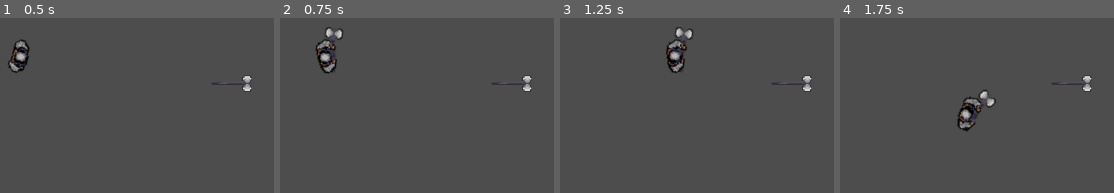
Above: before the commit, frames 1-4 (left to right).
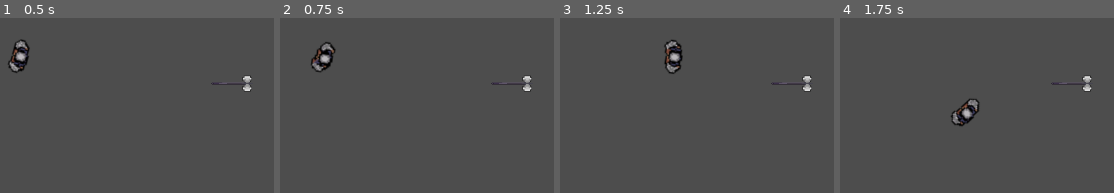
Above: after the commit, the same moments.

Repository: GuilhermeVale1/camelot
Game: Godot game, scene res://main.tscn
Two runs of this game, one before a commit and one after it. Both use one fixed random seed, a clock stepped at 60 frames per second and the inputs below.
Inputs (mouse positions are in pixels of both pictures, inside the frame that each line leads up to):
- Up to frame 1 (0.5 s): no input
- Up to frame 2 (0.75 s): tap Enter at 0.5 s; move the mouse to (outside the picture) at 0.52 s; hold D (direita) from 0.53 s (still down); tap E (pegarArma) at 0.6 s
- Up to frame 3 (1.25 s): keep holding D (direita)
- Up to frame 4 (1.75 s): move the mouse to (1009, 166) at 1.27 s; release D (direita) at 1.28 s; hold S (baixo) from 1.28 s (still down); tap E (pegarArma) at 1.35 s

Frame 1 is identical in both runs. In frame 2, 1.3% of the frame differs, in the area x 11-23%, y 5-32%; in frame 3, 1.2%; in frame 4, 1.3%.

Commit message:
mecanica de coletar arma feita

Diff:
--- a/Documents/camelot/game_mananger.gd
+++ b/Documents/camelot/game_mananger.gd
@@ -1,10 +1,26 @@
 extends Node2D
-signal coletarMach  # Sinal para coletar o machado
-
+ # Sinal para coletar o machado
+signal coletarArma  # Sinal para coletar o machado
+signal areaArma
 # Called when the node enters the scene tree for the first time.
+var shapeWeapon : bool = false
 func _ready():
 	pass
 
+
+
 func collectWeapon():
-	emit_signal("coletarMach")  # Emite o sinal para notificar o player
-	queue_free()  # Remove o machado da cena
+	if(shapeWeapon == true):
+		emit_signal("coletarArma")
+		return true
+	else:
+		return false
+
+
+
+func areaMachado():
+
+	shapeWeapon = true
+
+func foraMachado():
+	shapeWeapon = false
--- a/Documents/camelot/machado.gd
+++ b/Documents/camelot/machado.gd
@@ -5,7 +5,7 @@
 
 # Called when the node enters the scene tree for the first time.
 func _ready():
-	GameMananger.coletarMach.connect(sla)
+	GameMananger.coletarArma.connect(coletaArma)
 
 
 # Called every frame. 'delta' is the elapsed time since the previous frame.
@@ -15,8 +15,17 @@
 
 func _on_body_entered(body):
 	if(body.is_in_group("jogador")):
+		GameMananger.areaMachado()
+		body.z_index = 1
 
 
-		body.z_index = 1
-func sla():
-	print("ola")
+
+
+func coletaArma():
+	queue_free()
+
+
+
+func _on_body_exited(body):
+	if(body.is_in_group("jogador")):
+		GameMananger.foraMachado()
--- a/Documents/camelot/machado.tscn
+++ b/Documents/camelot/machado.tscn
@@ -18,3 +18,4 @@
 shape = SubResource("RectangleShape2D_su1hc")
 
 [connection signal="body_entered" from="." to="." method="_on_body_entered"]
+[connection signal="body_exited" from="." to="." method="_on_body_exited"]
--- a/Documents/camelot/player.gd
+++ b/Documents/camelot/player.gd
@@ -10,7 +10,7 @@
 @onready var animatedSprite : AnimatedSprite2D = $AnimatedSprite2D
 
 func _ready():
-	GameMananger.coletarMach.connect(sla)
+	pass
 
 
 func _physics_process(delta):
@@ -32,8 +32,9 @@
 		velocity.y += speed
 
 	if Input.is_action_just_pressed("pegarArma"):
-		animationMovment = "andandoMach"
-		animationStop = "paradoMach"
+		if( GameMananger.collectWeapon()):
+			animationMovment = "andandoMach"
+			animationStop = "paradoMach"
 	move_and_slide()
 
 
@@ -50,5 +51,3 @@
 		animatedSprite.play("morrendo1")
 		if( animatedSprite.frame == 2):
 			get_tree().paused = true
-func sla():
-	print("ola")
